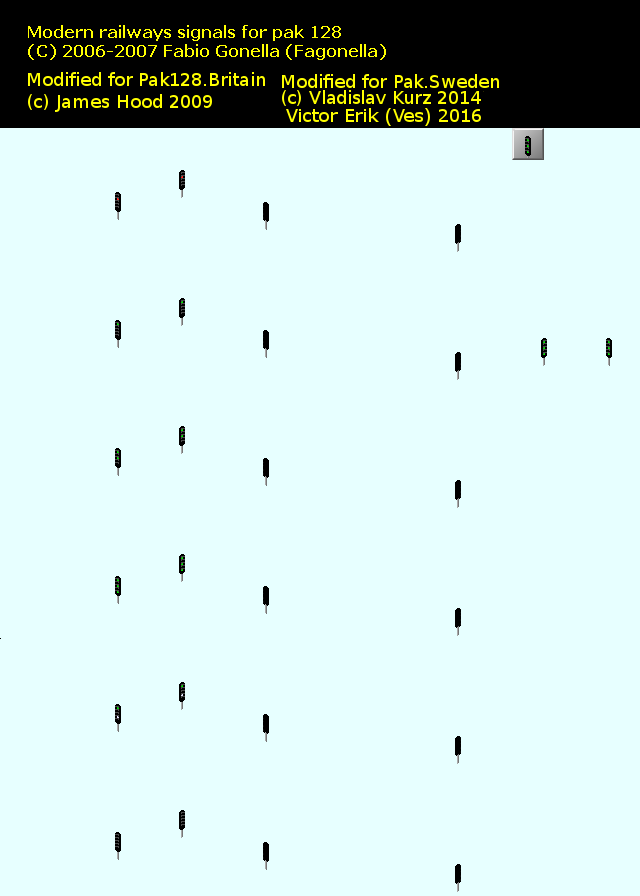
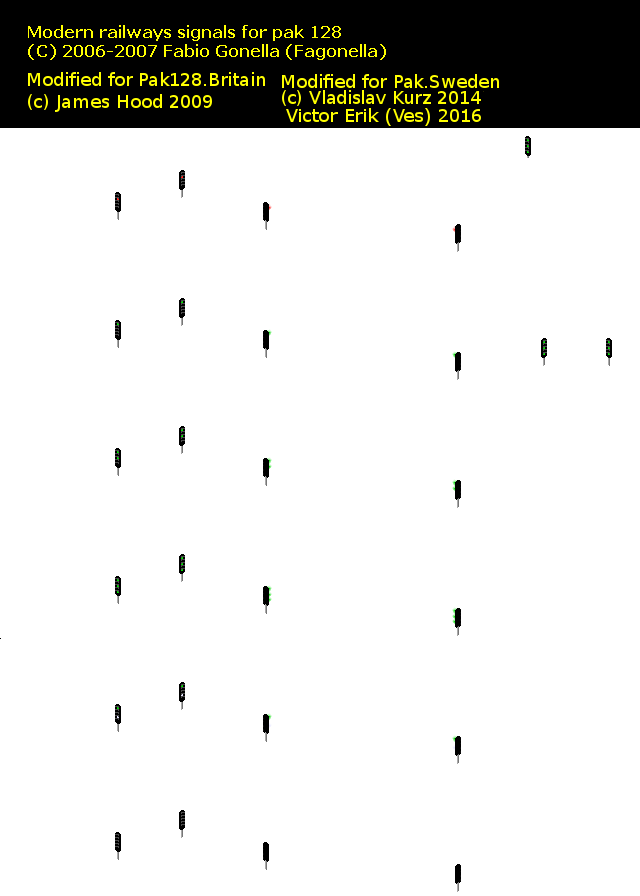
Before/after of a 640 × 896 layered artwork. What changed in the layer stack:
added layer "Flare" above "Rutor" over left=267, top=204, right=457, bottom=750
hid "Bakgrund" over left=0, top=128, right=640, bottom=896
